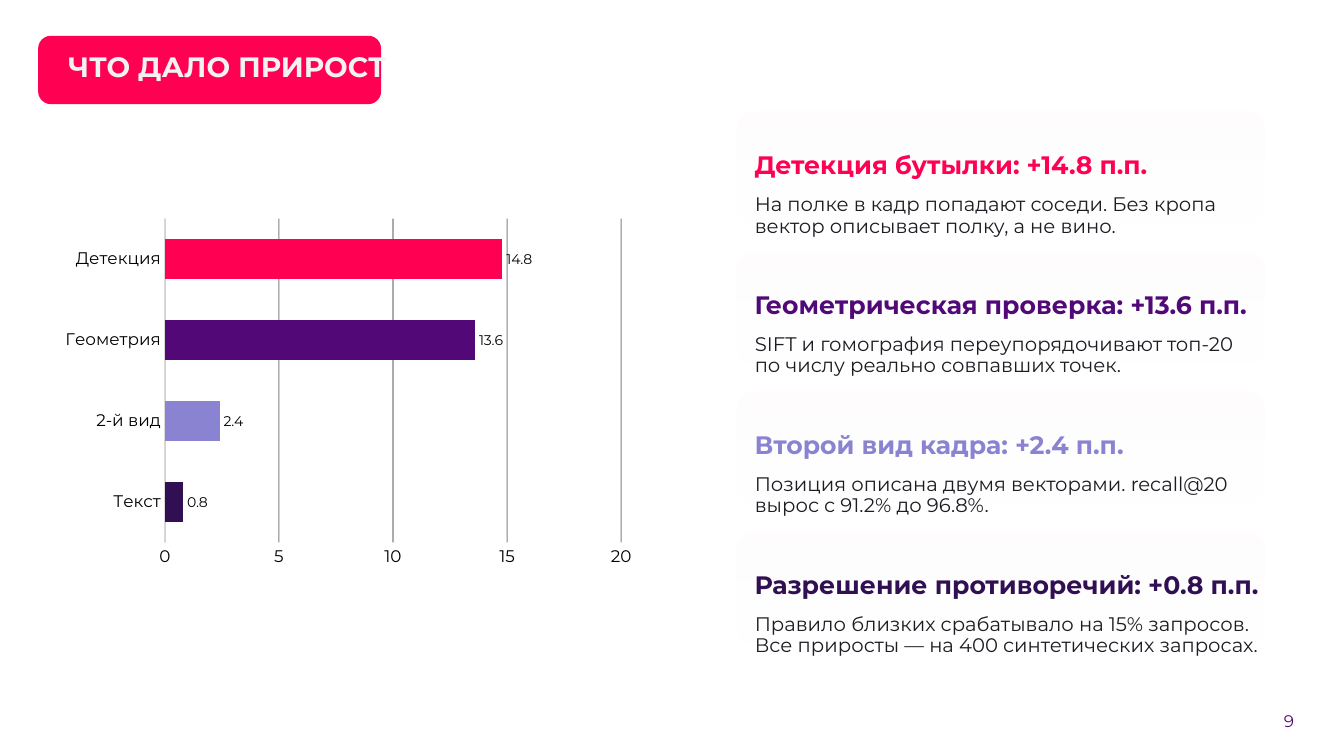
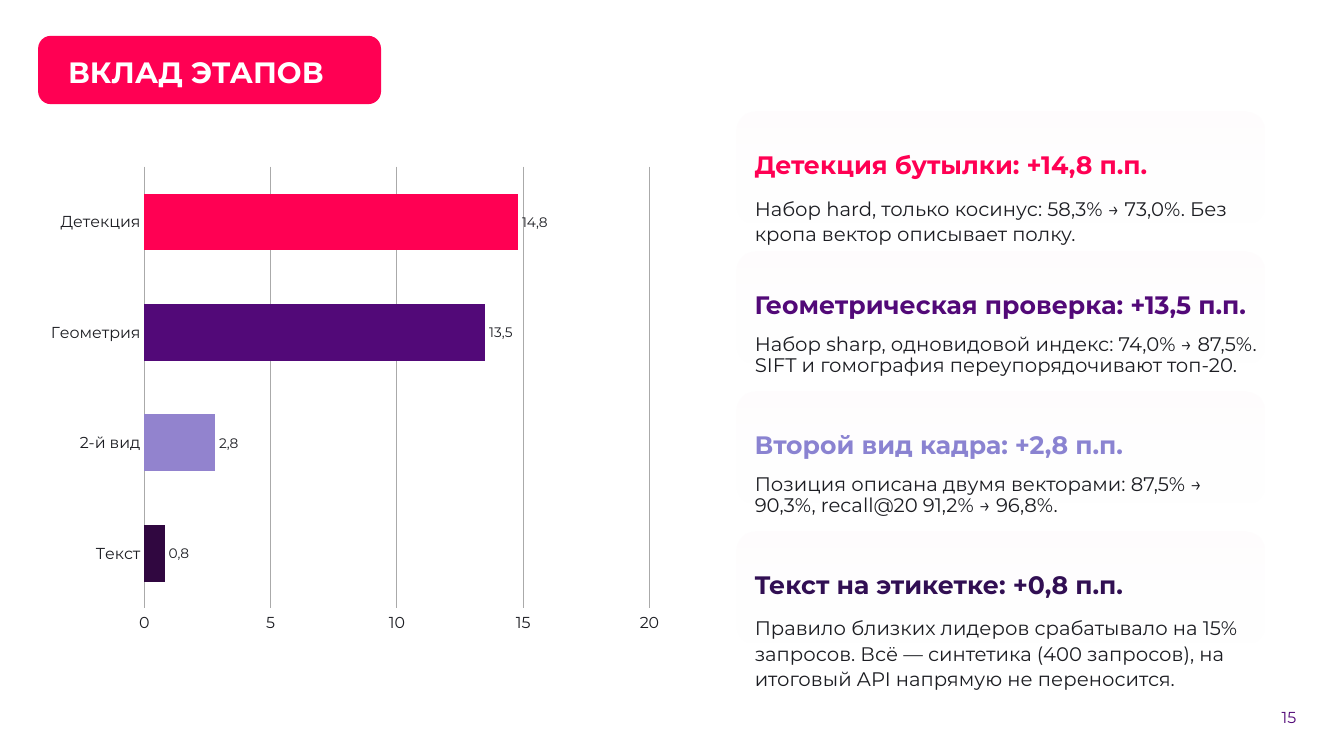
Before and after one commit to AlexGvr/rus_vines, a slide deck: slide 15 of ЛЦТ2026 Сканер российских вин.pptx (slide 9 before the commit). Drawn at 1344x756 pixels with LibreOffice and Linux fonts; fonts in the diff are those of the drawing; background and template pictures are left out. Boxes give left, top, right and bottom in pixels: in the first picture for what was removed or moved away, otherwise in the second. Text is boxed around its words. In the diff, an @@ line names an element or a change of style, - is before the commit and + after.

```diff
--- a/ЛЦТ2026 Сканер российских вин.pptx
+++ b/ЛЦТ2026 Сканер российских вин.pptx
@@ title "ВКЛАД ЭТАПОВ" at [68,62,323,88]: vertical alignment bottom to top @@
@@ title at [68,62,323,88]: text changed; size 20 to 21 pt; text colour #F2F2F2 to #FFFFFF @@
-ЧТО ДАЛО ПРИРОСТ
+ВКЛАД ЭТАПОВ
@@ bar chart at [38,157,673,642] @@
-Series 1: 0.8, 2.4, 13.6, 14.8
+Прирост top-1, п.п.: 0.8, 2.8, 13.5, 14.8
@@ colour of Прирост top-1, п.п. #FFD6E3 to #520978 @@
@@ data labels of Прирост top-1, п.п. changed @@
@@ colours of single points changed @@
@@ category axis changed @@
@@ value axis changed @@
@@ bar spacing changed @@
@@ plot area changed @@
@@ text at [755,155,1148,179]: text changed @@
-Детекция бутылки: +14.8 п.п.
+Детекция бутылки: +14,8 п.п.
@@ text at [755,201,1227,245]: text changed @@
-На полке в кадр попадают соседи. Без кропа вектор описывает полку, а не вино.
+Набор hard, только косинус: 58,3% → 73,0%. Без кропа вектор описывает полку.
@@ text at [755,296,1246,319]: text changed @@
-Геометрическая проверка: +13.6 п.п.
+Геометрическая проверка: +13,5 п.п.
@@ text at [755,336,1257,376]: text changed @@
-SIFT и гомография переупорядочивают топ-20 по числу реально совпавших точек.
+Набор sharp, одновидовой индекс: 74,0% → 87,5%. SIFT и гомография переупорядочивают топ-20.
@@ text at [755,435,1123,459]: text changed @@
-Второй вид кадра: +2.4 п.п.
+Второй вид кадра: +2,8 п.п.
@@ text at [755,477,1185,516]: text changed @@
-Позиция описана двумя векторами. recall@20 вырос с 91.2% до 96.8%.
+Позиция описана двумя векторами: 87,5% → 90,3%, recall@20 91,2% → 96,8%.
@@ text at [755,576,1123,598]: text changed @@
-Разрешение противоречий: +0.8 п.п.
+Текст на этикетке: +0,8 п.п.
@@ text at [755,620,1237,690]: text changed @@
-Правило близких срабатывало на 15% запросов. Все приросты — на 400 синтетических запросах.
+Правило близких лидеров срабатывало на 15% запросов. Всё — синтетика (400 запросов), на итоговый API напрямую не переносится.
@@ page number at [1282,712,1297,723]: vertical alignment middle to top @@
@@ page number at [1282,712,1297,723]: text changed; size 12 to 11.3 pt; text colour #520977 to #520978 @@
-9
+15
```
Also in this commit, not shown: 9 other slides changed, 7 slides added, 7 slides removed, 3 other files.
